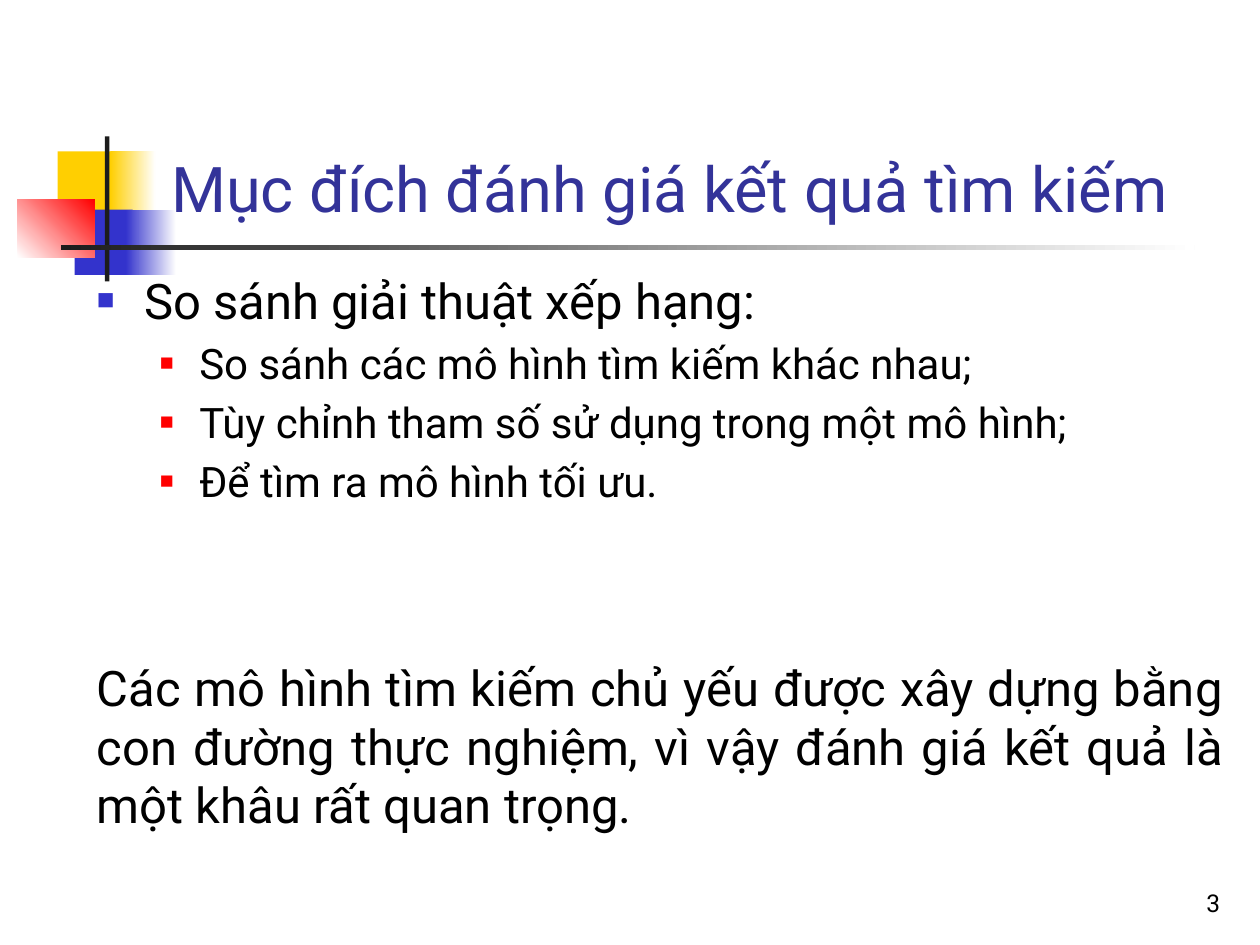
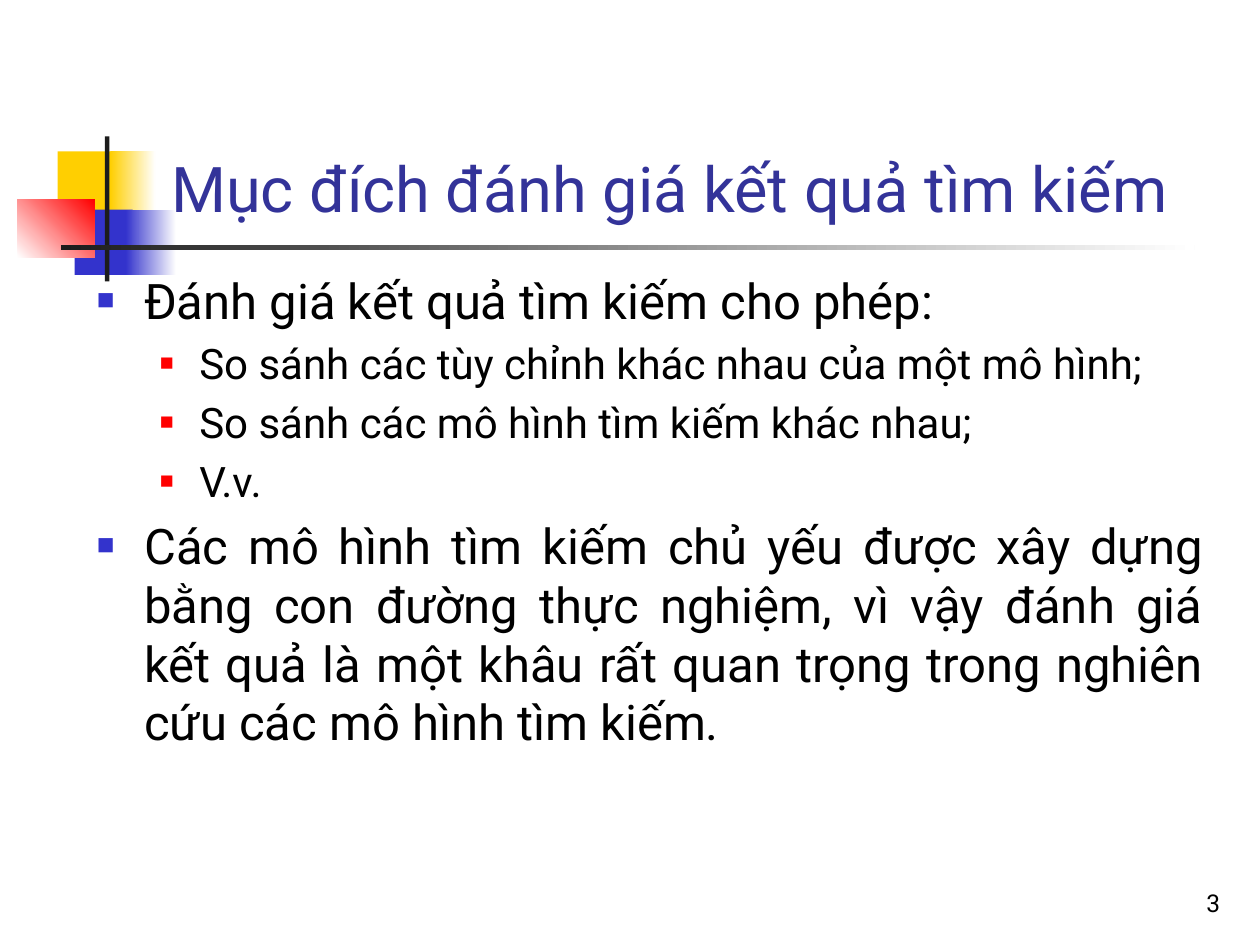
Before and after one commit to bangoc/IT4853, a slide deck: slide 3 of Bai 7 Đánh giá kết quả tìm kiếm_phần 1.pptx. Drawn at 1260x945 pixels with LibreOffice and Linux fonts; fonts in the diff are those of the drawing. Boxes give left, top, right and bottom in pixels: in the first picture for what was removed or moved away, otherwise in the second. Text is boxed around its words. In the diff, an @@ line names an element or a change of style, - is before the commit and + after.

Commit message:
Điều chỉnh bài 7, bài 8

```diff
--- a/Bai 7 Đánh giá kết quả tìm kiếm_phần 1.pptx
+++ b/Bai 7 Đánh giá kết quả tìm kiếm_phần 1.pptx
@@ text at [144,274,1142,388]: text changed; size 28 to 24 pt @@
-■ So sánh giải thuật xếp hạng:
+■ Đánh giá kết quả tìm kiếm cho phép:
+  ■ So sánh các tùy chỉnh khác nhau của một mô hình;
@@ text at [144,467,1203,741]: text changed; size 24 to 28 pt @@
-  ■ Tùy chỉnh tham số sử dụng trong một mô hình;
-  ■ Để tìm ra mô hình tối ưu.
+  ■ V.v.
+■ Các mô hình tìm kiếm chủ yếu được xây dựng bằng con đường thực nghiệm, vì vậy đánh giá kết quả là một khâu rất quan trọng trong nghiên cứu các mô hình tìm kiếm.
@@ text removed at [97,666,1223,834] @@
-Các mô hình tìm kiếm chủ yếu được xây dựng bằng con đường thực nghiệm, vì vậy đánh giá kết quả là một khâu rất quan trọng.
```
Also in this commit, not shown: 14 other slides changed, 4 slides added, 2 slides removed, 1 other file.
